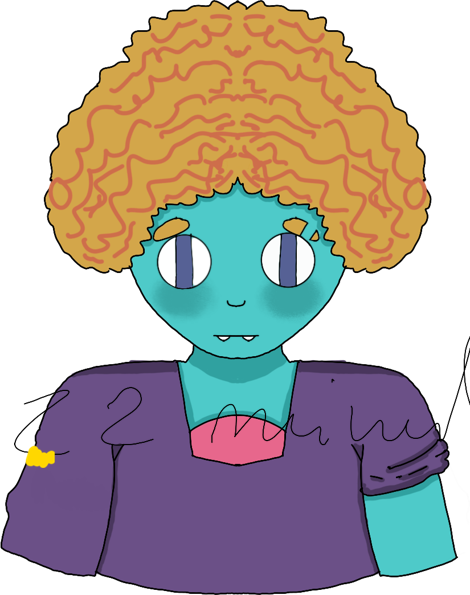
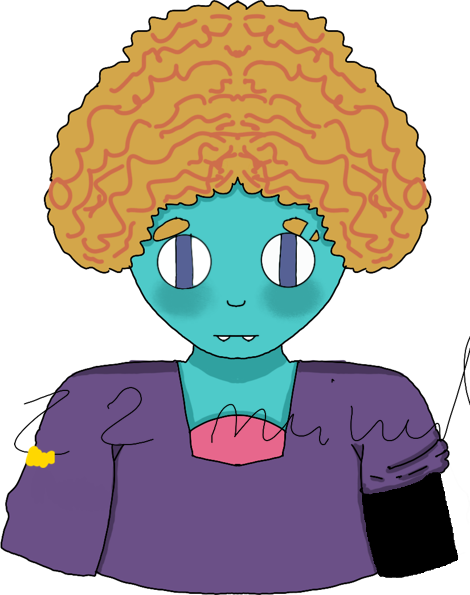
Before/after of a (470, 595) layered artwork. What changed in the layer stack:
painted on "NE" over [362, 472, 448, 509]
added layer "col" above "body" over [362, 472, 458, 578]
painted on "body" over [362, 472, 458, 578]
